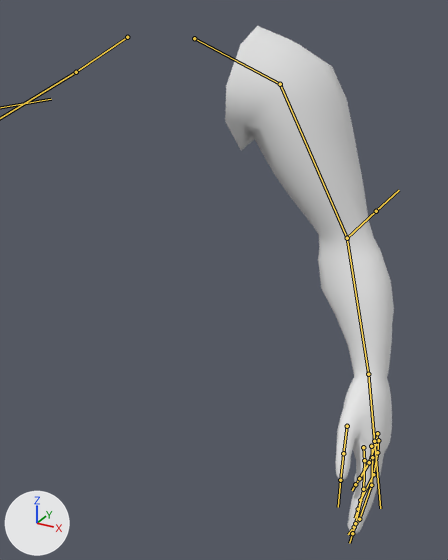
Before and after pictures for a commit that changed the FBX model Assets/Art/Models/BracoL.fbx.
Both versions are drawn from a 50 mm lens placed at (7.94, -11.86, 18.64), pointed at (2.47, -1.92, 13.67). The axes (+X, +Y, +Z) are drawn at lower left. The lights are the same throughout. Both versions are drawn at frame 95 of the action 'Armature|Idle'; the numbers are the values there. The bones that bend it are drawn over the model as lines.

Names of what the first picture shows: 'Braco_L'.
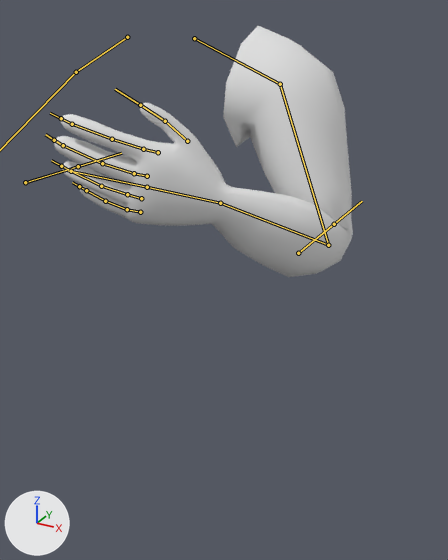
Pixel boxes [x1, y1, x2, y2] of what changed, in the pictures (448 x 560 px):
'Braco_L', posed (76% wider, 51% shorter)
    before: [225, 26, 394, 535]
    after: [54, 26, 353, 277]
bone 'UperArm_L', root to tip
    before: (280, 84) to (347, 238)
    after: (280, 84) to (328, 245)
bone 'LowerArm_L', root to tip
    before: (347, 238) to (368, 374)
    after: (328, 245) to (220, 203)
bone 'Hand_L', root to tip
    before: (368, 374) to (374, 443)
    after: (220, 203) to (144, 186)

The change, as a diff of the scene's bpy script:
```diff
--- a/Assets/Art/Models/BracoL.fbx.py
+++ b/Assets/Art/Models/BracoL.fbx.py
@@ bone_uperarm_l @@
 bone_uperarm_l = bpy.data.objects['Armature'].pose.bones['UperArm_L']  # child of 'Shoulder_L'
-bone_uperarm_l.rotation_quaternion = (1.0, 0.0, 0.0, 0.0)  # degrees (0, 0, 0)
+bone_uperarm_l.rotation_quaternion = (0.998, -0.063, -0.019, 0.011)  # degrees (-7, -2, 1)
@@ bone_lowerarm_l @@
 bone_lowerarm_l = bpy.data.objects['Armature'].pose.bones['LowerArm_L']  # child of 'UperArm_L'
-bone_lowerarm_l.rotation_quaternion = (1.0, 0.0, 0.0, 0.0)  # degrees (0, 0, 0)
+bone_lowerarm_l.rotation_quaternion = (0.661, -0.748, 0.004, -0.063)  # degrees (-97, -5, -5)
@@ bone_hand_l @@
 bone_hand_l = bpy.data.objects['Armature'].pose.bones['Hand_L']  # child of 'LowerArm_L'
-bone_hand_l.rotation_quaternion = (1.0, 0.0, 0.0, 0.0)  # degrees (0, 0, 0)
+bone_hand_l.rotation_quaternion = (0.976, -0.002, -0.187, 0.111)  # degrees (-3, -21, 13)
```
